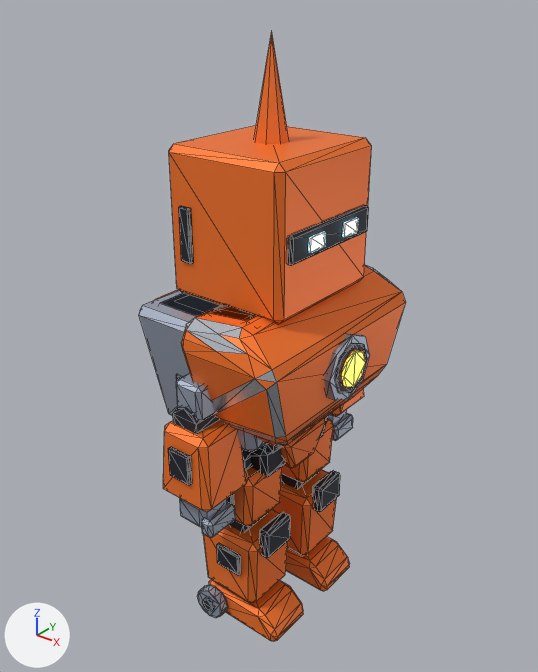
The glTF model godot/assets/models/light.glb: old version first, new version second.
Rendered twice from a 50 mm lens placed at (1.613, -2.03, 2.492), pointed at (-0.019, 0.01, 1.227). Every picture has the same lights, and +X, +Y and +Z are marked at lower left. The picture after the commit comes second. Mesh edges are drawn as thin lines. Vertices at exactly the same position are counted once.

The scene before the commit, as lines of its bpy script (objects in view):
```python
ob_chest_heavy = bpy.data.objects.new('Chest_heavy', me_chest_heavy)
ob_chest_heavy.location = (0.0, 0.0, 0.0)
ob_chest_light = bpy.data.objects.new('Chest_light', me_chest_light)
ob_chest_light.location = (0.0, 0.0, 0.0)
ob_chest_standard = bpy.data.objects.new('Chest_standard', me_chest_standard)
ob_chest_standard.location = (0.0, 0.0, 0.0)
ob_upperarm_r = bpy.data.objects.new('UpperArm_R', me_upperarm_r)
ob_upperarm_r.location = (0.0, -0.41, 1.32)
# also in view: 'Forearm_R' at (0.01, -0.415, 0.875); 'Leg_R' at (0.055, -0.18, 0.438); 'Head' at (0.013, 0.0, 1.885); 'Hips' at (0.004, 0.0, 0.8); 'Leg_L' at (0.055, 0.18, 0.438)
```
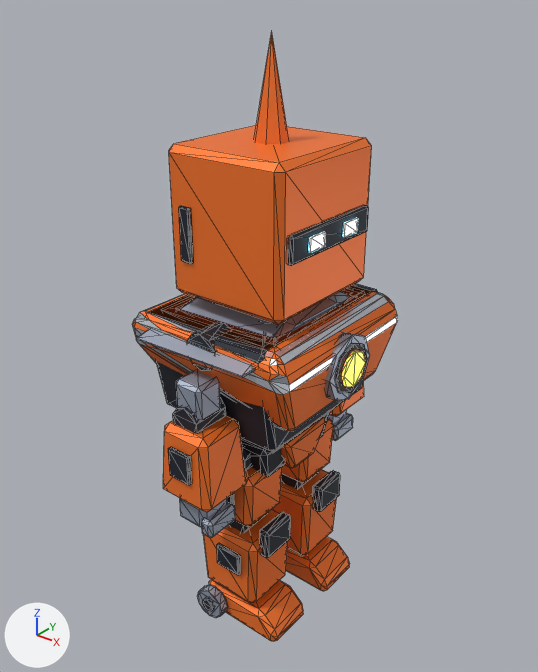
What differs and where, as boxes (x1, y1, x2, y2) in the pictures (538 x 672 px):
'Chest_heavy', reshaped (10% shorter): before (139, 265, 405, 453); after (132, 283, 398, 453)
'Chest_standard', reshaped: before (161, 293, 255, 321); after (161, 288, 364, 397)
'Chest_light', reshaped (mostly hidden): before (178, 297, 246, 314); after (177, 291, 349, 339)
part 1 of me_chest_heavy, rebuilt: before (181, 265, 405, 446); after (132, 285, 398, 431)
part 2 of me_chest_heavy, rebuilt: before (139, 290, 266, 452); after (151, 283, 378, 452)
part 3 of me_chest_heavy, added: after (136, 292, 349, 378)
part 4 of me_chest_light, rebuilt (not visible afterwards): before (178, 297, 221, 312)
part 5 of me_chest_standard, rebuilt (mostly hidden): before (207, 305, 255, 321); after (161, 289, 364, 345)
part 6 of me_chest_standard, rebuilt (mostly hidden): before (161, 293, 220, 315); after (166, 288, 362, 346)

The change, as a list of edits to the scene's bpy script:
```text
Change me_chest_heavy:
    used by ob_chest_heavy; location = (0.0, 0.0, 0.0)
    remove me_chest_heavy.from_pydata(...)  # 252 vertices, 464 faces; spans x -0.349..0.383, y -0.472..0.472, z 0.84..1.52
    add me_chest_heavy.from_pydata(...)  # 260 vertices, 484 faces; spans x -0.35..0.383, y -0.459..0.459, z 0.84..1.5
    me_chest_heavy part 1: the loose piece of 60 vertices spanning x -0.025..0.348, y -0.472..0.472, z 0.94..1.46 is rebuilt with 108 vertices and now spans x -0.35..0.351, y -0.406..0.406, z 1.05..1.38
    me_chest_heavy part 2: the loose piece of 24 vertices spanning x -0.31..0.21, y -0.411..0.411, z 0.92..1.42 is rebuilt with 24 vertices and now spans x -0.312..0.262, y -0.373..0.373, z 0.95..1.38, in mat_joint (dark blue #282c37)
    me_chest_heavy part 3: a new loose piece of 24 vertices spanning x -0.264..0.239, y -0.459..0.459, z 1.32..1.41
    other edits to the shape of me_chest_heavy do not show in these pictures
Change me_chest_light:
    used by ob_chest_light; location = (0.0, 0.0, 0.0)
    remove me_chest_light.from_pydata(...)  # 252 vertices, 464 faces; spans x -0.279..0.315, y -0.362..0.362, z 0.84..1.52
    add me_chest_light.from_pydata(...)  # 260 vertices, 484 faces; spans x -0.28..0.315, y -0.348..0.348, z 0.84..1.5
    me_chest_light part 4: the loose piece of 24 vertices spanning x -0.248..0.168, y -0.316..0.316, z 0.92..1.42 is rebuilt with 24 vertices and now spans x -0.25..0.21, y -0.287..0.287, z 0.95..1.38, in mat_joint (dark blue #282c37)
    other edits to the shape of me_chest_light do not show in these pictures
Change me_chest_standard:
    used by ob_chest_standard; location = (0.0, 0.0, 0.0)
    remove me_chest_standard.from_pydata(...)  # 252 vertices, 464 faces; spans x -0.313..0.348, y -0.413..0.413, z 0.84..1.52
    add me_chest_standard.from_pydata(...)  # 260 vertices, 484 faces; spans x -0.314..0.348, y -0.4..0.4, z 0.84..1.5
    me_chest_standard part 5: the loose piece of 60 vertices spanning x -0.022..0.312, y -0.413..0.413, z 0.94..1.46 is rebuilt with 108 vertices and now spans x -0.314..0.315, y -0.356..0.356, z 1.05..1.38
    me_chest_standard part 6: the loose piece of 24 vertices spanning x -0.278..0.188, y -0.36..0.36, z 0.92..1.42 is rebuilt with 24 vertices and now spans x -0.279..0.235, y -0.327..0.327, z 0.95..1.38, in mat_joint (dark blue #282c37)
    other edits to the shape of me_chest_standard do not show in these pictures
```
